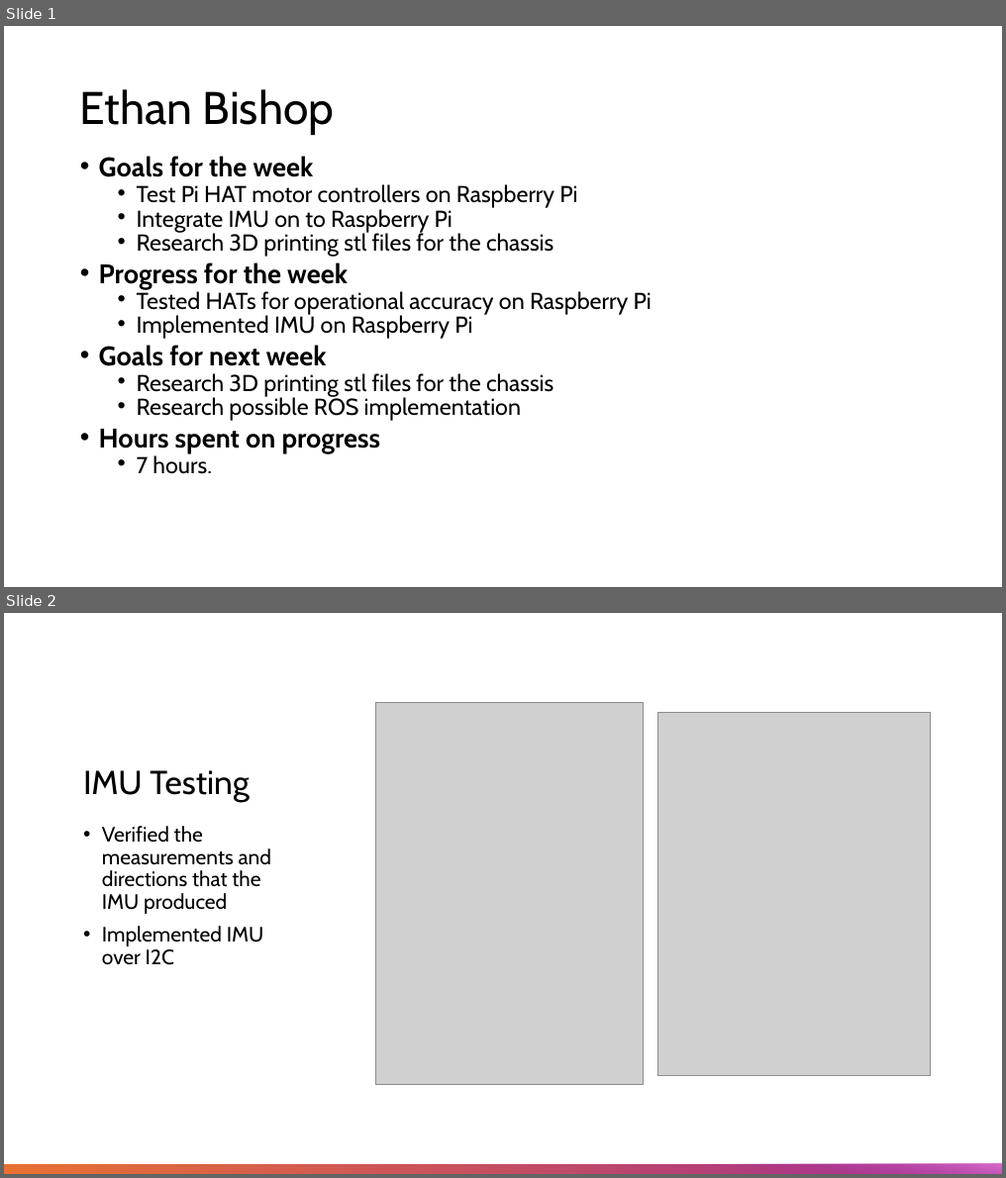
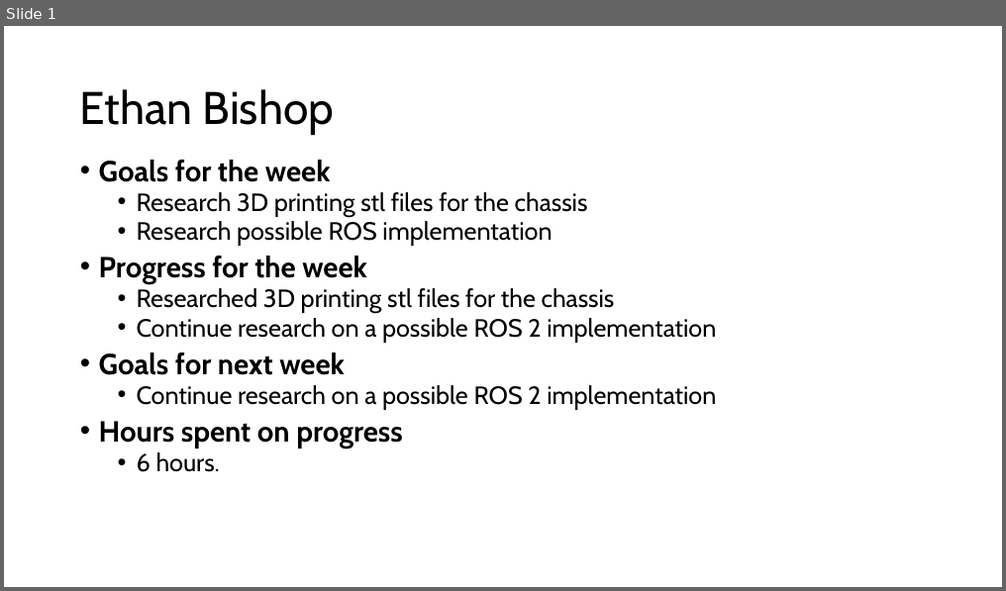
Before and after one commit to EthanWellsSr/BuggyBot, a slide deck: Weekly Reports/slides/3-ethan-bishop.pptx. Shown one above the other, each under a label of ours: slides 1 and 2 before the commit, slide 1 after it. The pictures are 1006x1178 and 1006x591 pixels, drawn with LibreOffice and Linux fonts; fonts in the diff are those of the drawing; grey boxes stand for pictures. Boxes give left, top, right and bottom in pixels: in the first picture for what was removed or moved away, otherwise in the second. Text is boxed around its words. In the diff, an @@ line names an element or a change of style, - is before the commit and + after.

Commit message:
Updated Week 7 slides

```diff
--- a/Weekly Reports/slides/3-ethan-bishop.pptx
+++ b/Weekly Reports/slides/3-ethan-bishop.pptx
@@ slide 2 removed at (4,613,1002,1174), background #FFFFFF @@
@@ picture removed at (375,702,644,1084) @@
@@ picture removed at (657,712,930,1075) @@
@@ title removed at (83,770,249,802) @@
-IMU Testing
@@ text removed at (102,826,272,965) @@
-• Verified the measurements and directions that the IMU produced
-• Implemented IMU over I2C
@@ rectangle removed at (4,1164,1002,1174) @@
@@ rectangle removed at (693,1164,1002,1174) @@
@@ slide 1 changed as well @@
@@ text at (99,160,588,449): size 25.9 to 28 pt in "Goals for the week", "Hours spent on progress"; size 22.2 to 24 pt in "Research 3D printing stl files for the ...", "Research possible ROS implementation"; line spacing 0.7 to 0.8 @@
@@ text at (99,184,651,367): paragraphs removed @@
-  • Test Pi HAT motor controllers on Raspberry Pi
-  • Integrate IMU on to Raspberry Pi
-  • Research 3D printing stl files for the chassis
-• Progress for the week
-  • Tested HATs for operational accuracy on Raspberry Pi
-  • Implemented IMU on Raspberry Pi
-• Goals for next week
@@ text at (99,256,716,410): paragraphs added @@
+• Progress for the week
+  • Researched 3D printing stl files for the chassis
+  • Continue research on a possible ROS 2 implementation
+• Goals for next week
+  • Continue research on a possible ROS 2 implementation
@@ text at (137,453,220,472): text changed; size 22.2 to 24 pt @@
-  • 7 hours.
+  • 6 hours.
```
Also in this commit, not shown: 2 slides added, 1 other slide removed.
